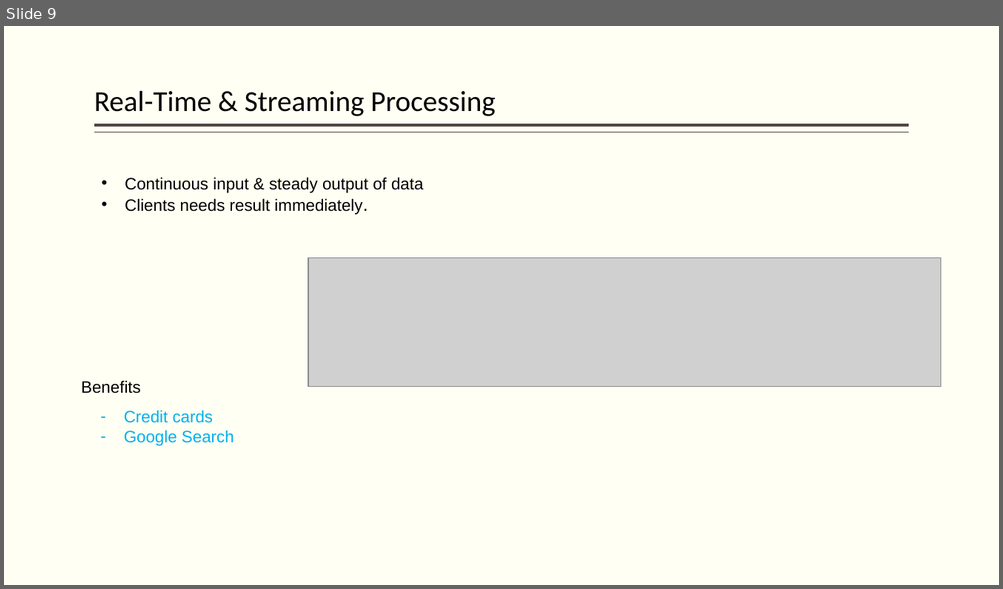
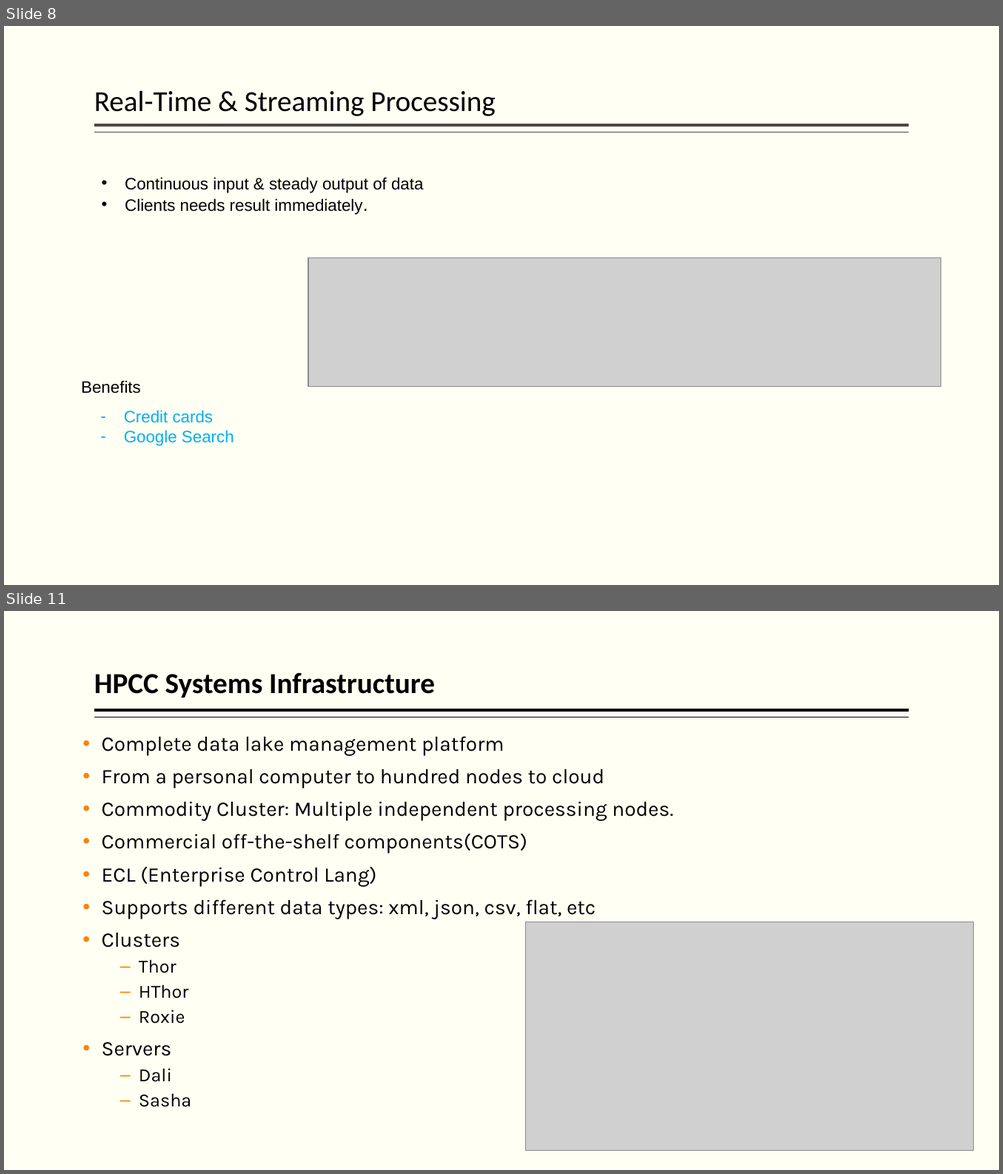
Before and after one commit to hpccsystems-solutions-lab/NCF-2021, a slide deck: BigData-ECL-NCF2021.pptx. Shown one above the other, each under a label of ours: slide 9 before the commit, slides 8 and 11 after it; the slides between them are not shown. The pictures are 1003x589 and 1003x1174 pixels, drawn with LibreOffice and Linux fonts; fonts in the diff are those of the drawing; grey boxes stand for pictures. Boxes give left, top, right and bottom in pixels: in the first picture for what was removed or moved away, otherwise in the second. Text is boxed around its words. In the diff, an @@ line names an element or a change of style, - is before the commit and + after.

```diff
--- a/BigData-ECL-NCF2021.pptx
+++ b/BigData-ECL-NCF2021.pptx
@@ slide 11 added at (4,611,999,1170), background #FFFFF3 @@
@@ title added at (94,672,435,698), 28 pt, text #000000, bold @@
+HPCC Systems Infrastructure
@@ line added from (909, 710) to (94, 710), #000000 3 pt @@
@@ line added from (909, 718) to (94, 718), #000000 1 pt @@
@@ text added at (102,736,673,1108), 20 pt, text #000000 @@
+• Complete data lake management platform
+• From a personal computer to hundred nodes to cloud
+• Commodity Cluster: Multiple independent processing nodes.
+• Commercial off-the-shelf components(COTS)
+• ECL (Enterprise Control Lang)
+• Supports different data types: xml, json, csv, flat, etc
+• Clusters
+  ‒ Thor
+  ‒ HThor
+  ‒ Roxie
+• Servers
+  ‒ Dali
+  ‒ Sasha
@@ picture added at (526,922,973,1150) @@
@@ what was slide 9 is now slide 8 @@
```
Also in this commit, not shown: 4 slides changed, 63 other slides added, 4 slides removed, 9 other files.
